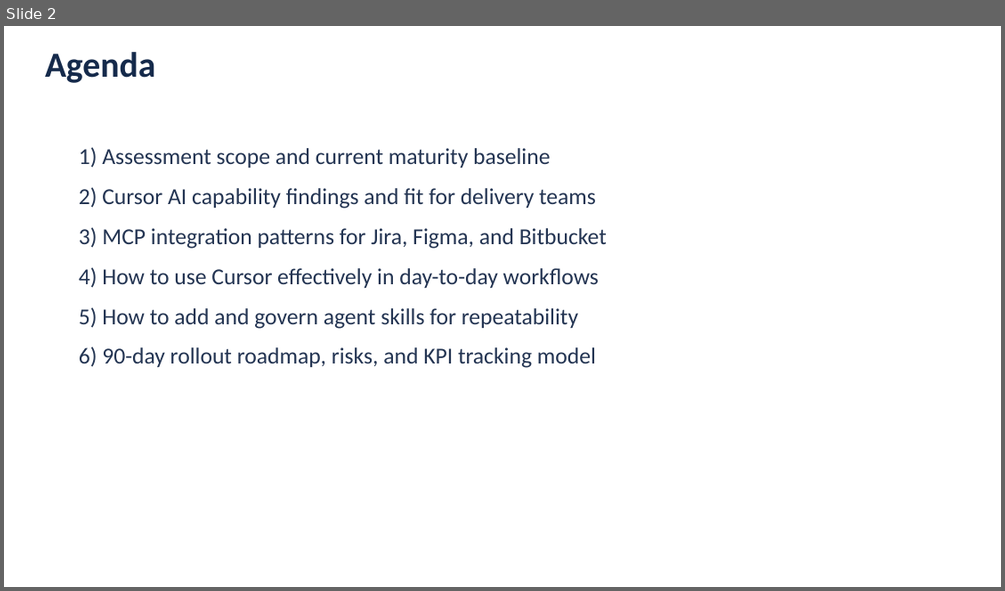
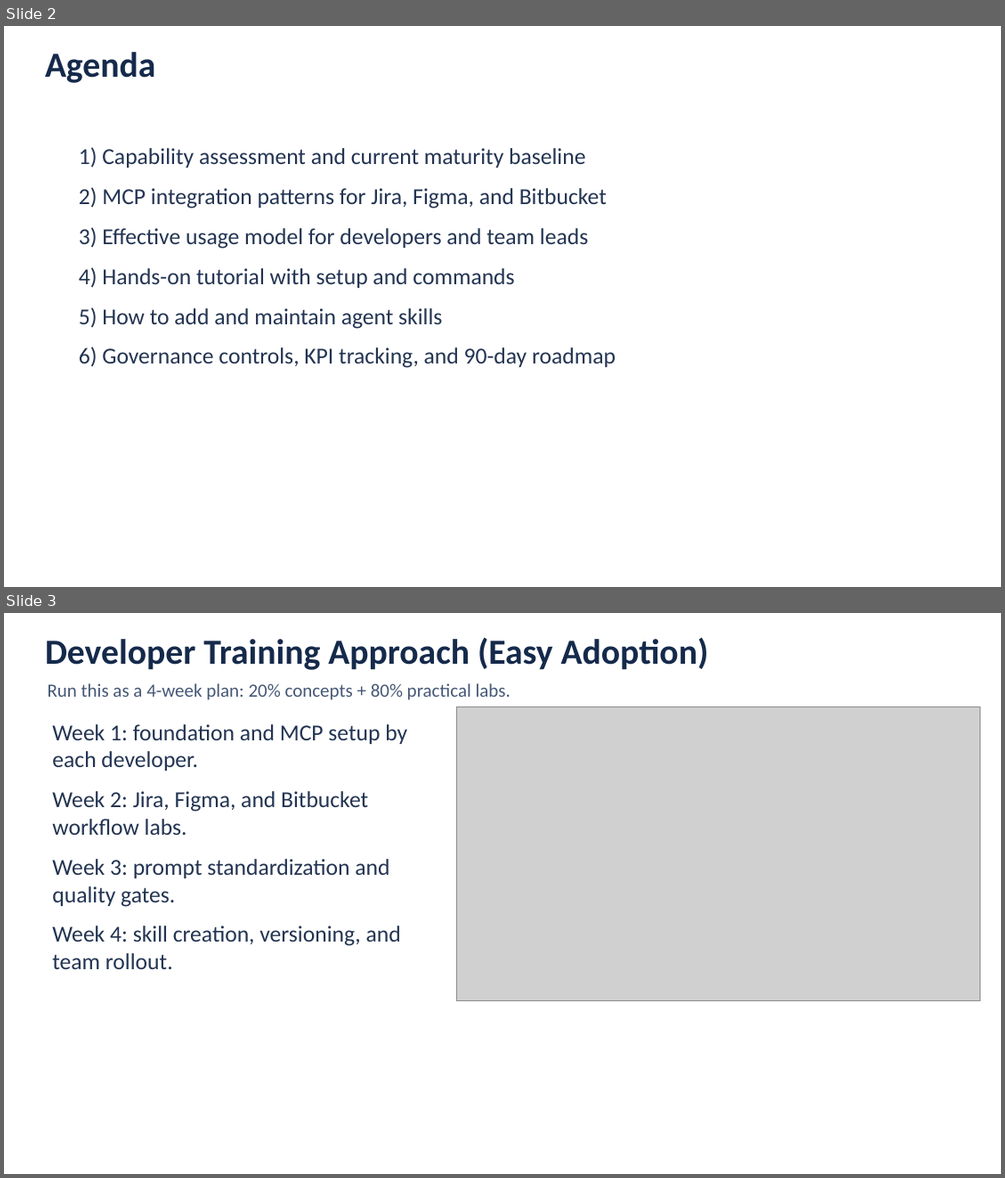
Before and after one commit to hassanahmedfoodservicesdirectunilever/cursor, a slide deck: Solution_Assessment_Cursor_AI_Capabilities_Integration_Review.pptx. Shown one above the other, each under a label of ours: slide 2 before the commit, slides 2 and 3 after it. The pictures are 1005x591 and 1005x1178 pixels, drawn with LibreOffice and Linux fonts; fonts in the diff are those of the drawing; grey boxes stand for pictures. Boxes give left, top, right and bottom in pixels: in the first picture for what was removed or moved away, otherwise in the second. Text is boxed around its words. In the diff, an @@ line names an element or a change of style, - is before the commit and + after.

```diff
--- a/Solution_Assessment_Cursor_AI_Capabilities_Integration_Review.pptx
+++ b/Solution_Assessment_Cursor_AI_Capabilities_Integration_Review.pptx
@@ slide 3 added at box(4, 613, 1001, 1174), background #FFFFFF @@
@@ text added at box(45, 637, 709, 670), 34 pt, text #152A4B, bold @@
+Developer Training Approach (Easy Adoption)
@@ text added at box(48, 683, 510, 700), 18 pt, text #465876 @@
+Run this as a 4-week plan: 20% concepts + 80% practical labs.
@@ picture added at box(456, 706, 979, 1001) @@
@@ text added at box(52, 724, 407, 969), 22 pt, text #233452 @@
+Week 1: foundation and MCP setup by each developer.
+Week 2: Jira, Figma, and Bitbucket workflow labs.
+Week 3: prompt standardization and quality gates.
+Week 4: skill creation, versioning, and team rollout.
@@ slide 2 changed as well @@
@@ text at box(79, 147, 615, 368): text changed @@
-1) Assessment scope and current maturity baseline
-2) Cursor AI capability findings and fit for delivery teams
-3) MCP integration patterns for Jira, Figma, and Bitbucket
-4) How to use Cursor effectively in day-to-day workflows
-5) How to add and govern agent skills for repeatability
-6) 90-day rollout roadmap, risks, and KPI tracking model
+1) Capability assessment and current maturity baseline
+2) MCP integration patterns for Jira, Figma, and Bitbucket
+3) Effective usage model for developers and team leads
+4) Hands-on tutorial with setup and commands
+5) How to add and maintain agent skills
+6) Governance controls, KPI tracking, and 90-day roadmap
```
Also in this commit, not shown: 11 other slides changed, 7 other slides added, 13 other files.
